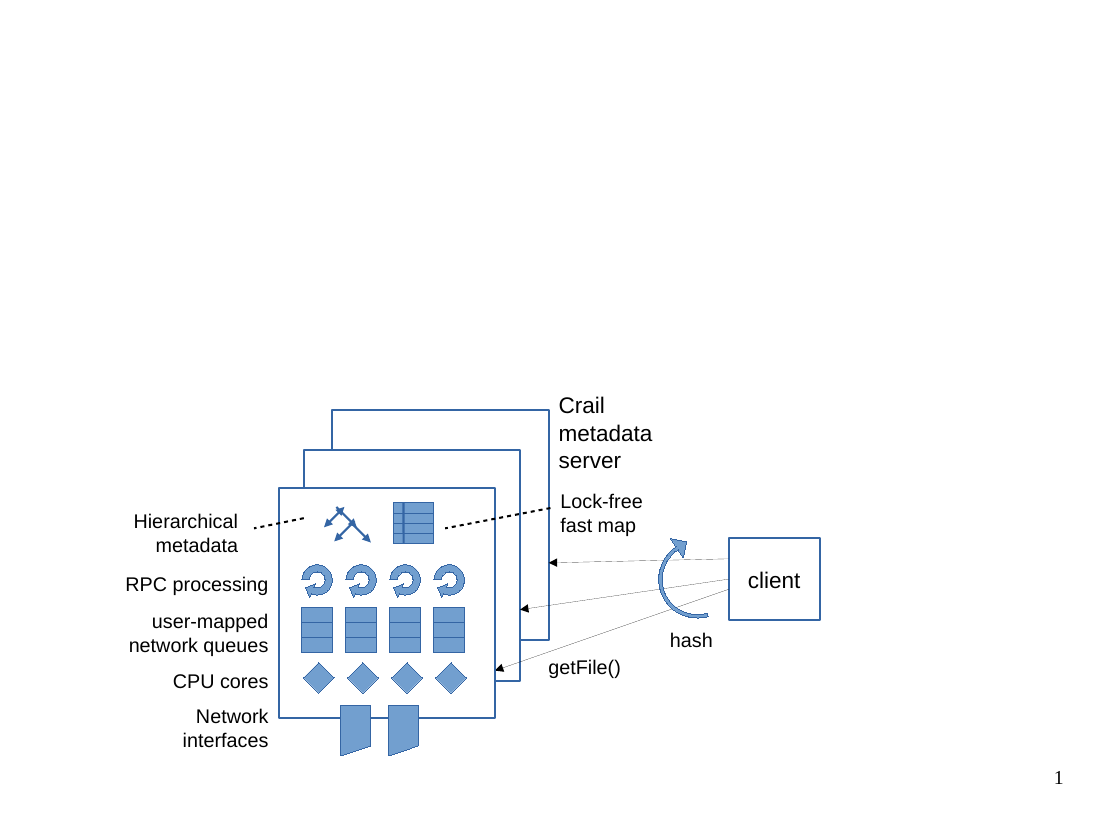
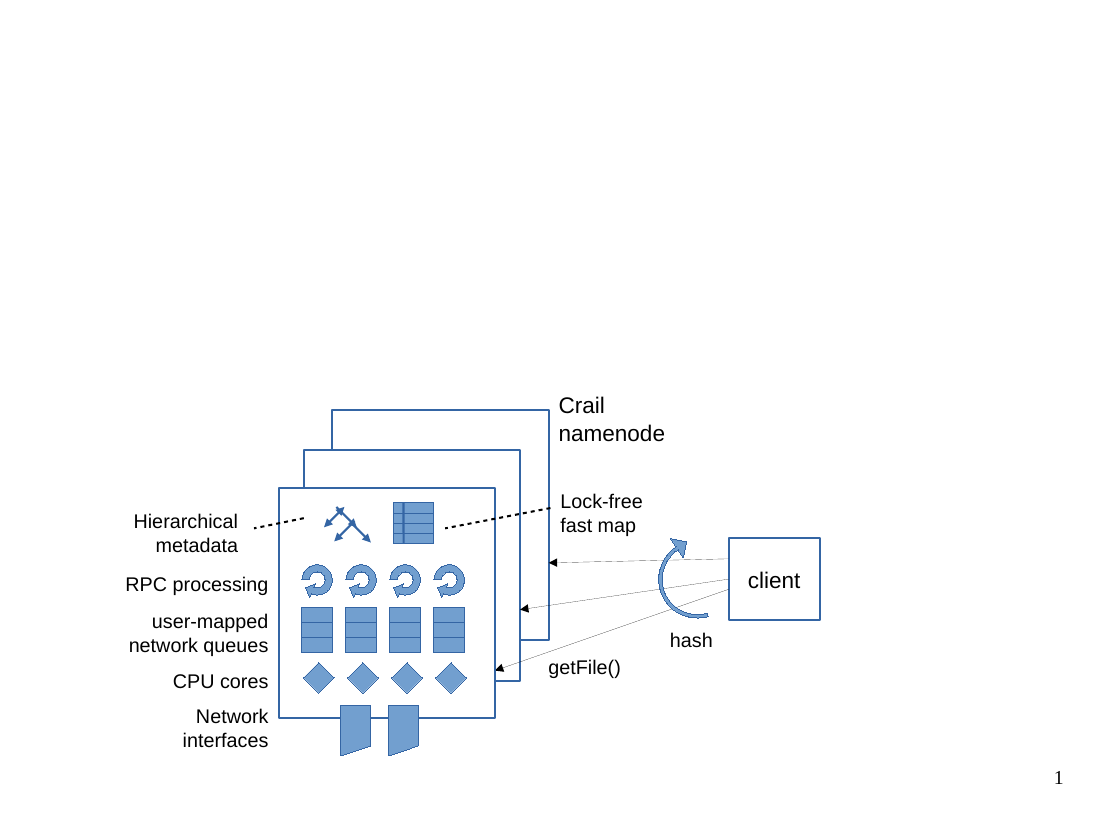
Before and after one commit to apache/incubator-crail-website, a slide deck: slide 1 of _plots/blog/metadata/anatomy/rpc.odp. Drawn at 1120x840 pixels with LibreOffice and Linux fonts; fonts in the diff are those of the drawing; background and template pictures are left out. Boxes give left, top, right and bottom in pixels: in the first picture for what was removed or moved away, otherwise in the second. Text is boxed around its words. In the diff, an @@ line names an element or a change of style, - is before the commit and + after.

```diff
--- a/_plots/blog/metadata/anatomy/rpc.odp
+++ b/_plots/blog/metadata/anatomy/rpc.odp
@@ text at [559, 424, 665, 442]: text changed @@
-metadata
-server
+namenode
```
Also in this commit, not shown: 1 other file.
